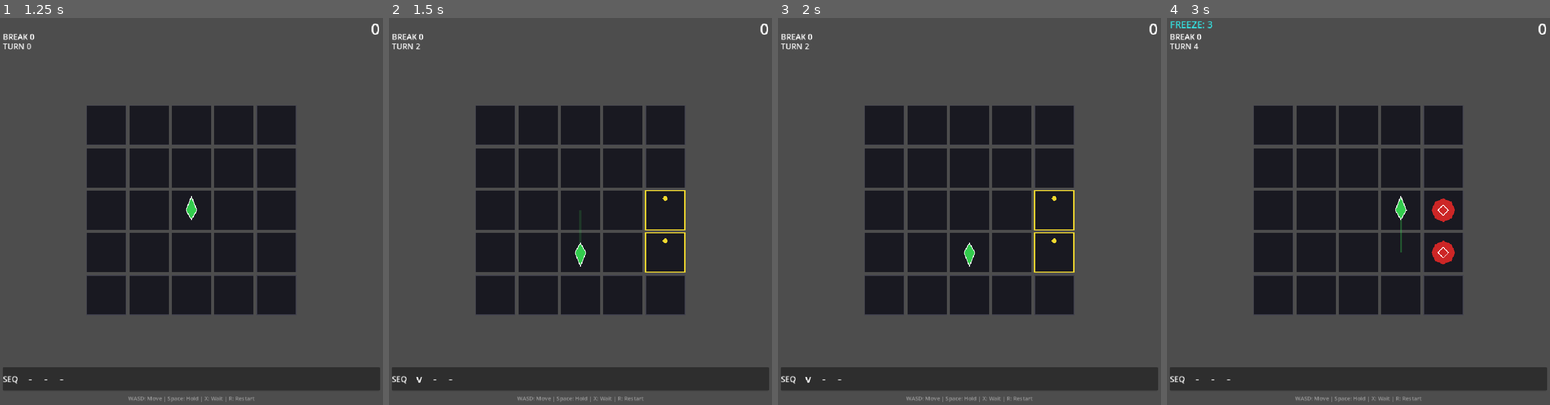
Above: before the commit, frames 1-4 (left to right).
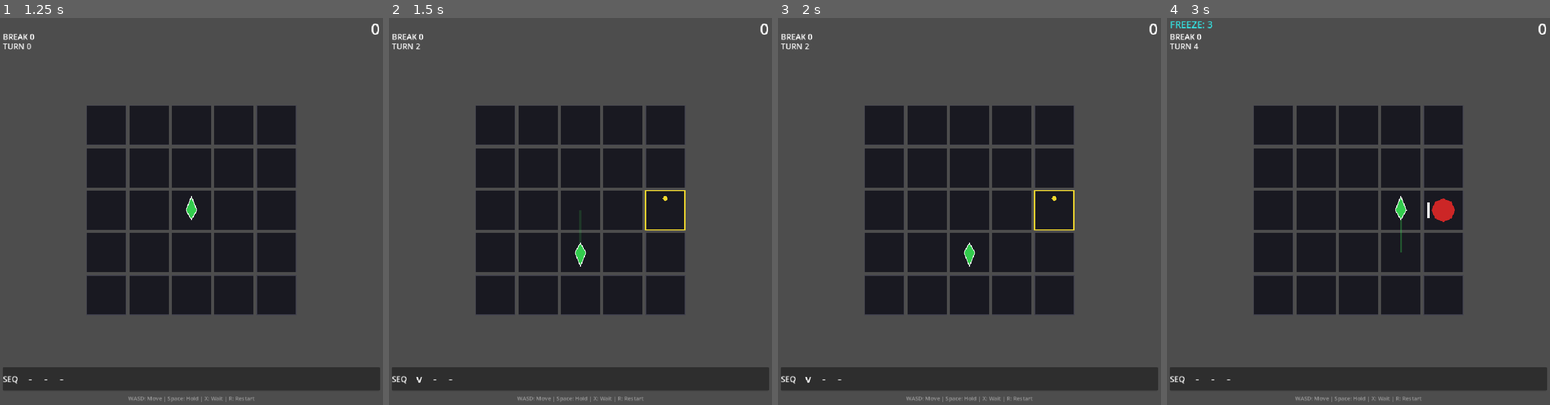
Above: after the commit, the same moments.

Repository: Periodev/DIR
Game: Godot game, scene res://main.tscn
The game is run twice, just before and just after one commit, with the same random seed, the same clock (stepped at 60 frames per second) and the same inputs.
Inputs:
- Up to frame 1 (1.25 s): tap Enter at 0.5 s; hold Right from 0.53 s (still down); tap R at 0.6 s; tap Space at 0.77 s
- Up to frame 2 (1.5 s): tap Space at 1.25 s; release Right at 1.28 s; hold Down from 1.28 s (still down); tap X at 1.35 s
- Up to frame 3 (2 s): keep holding Down; tap Space at 1.52 s
- Up to frame 4 (3 s): tap Enter at 2, 2.1 s; release Down at 2.03 s; hold Right 2.03-2.78 s; tap Space at 2.75 s; hold Up from 2.78 s (still down); tap Z at 2.85 s

Frame 1 is identical in both runs. In frame 2, 0.1% of the frame differs, in the area x 66-78%, y 55-66%; in frame 3, 0.1%; in frame 4, 0.3%, in the area x 67-76%, y 47-64%.

Commit message:
EXE attack: charge-dash with jet, add attack sec pool to EXEJetEffect
- _attack_EXE: pull-back → pause → dash to enemy → hit pause → return
- EXEJetEffect: add ATTACK_SEC_POOL (6 wide-angle lines, pick 3), use_attack_pool flag
- EXEJetEffect: add force_main_idx, force_sec_count, compress_dur params
- Board: revert spawn config to 1 per cycle, DEAD_ONE_WAY_SHIELD type

Co-Authored-By: Claude Sonnet 4.6 <noreply@anthropic.com>

Diff:
--- a/DIR/godot_project/scripts/Board.gd
+++ b/DIR/godot_project/scripts/Board.gd
@@ -6,8 +6,8 @@
 const COLS := 5
 const ROWS := 5
 const SPAWN_CYCLE_STEPS := 4
-const SPAWNS_PER_CYCLE := 2
-const SPAWN_CELL_TYPE := CharacterData.CellType.DEAD_DOUBLE_LIFE
+const SPAWNS_PER_CYCLE := 1
+const SPAWN_CELL_TYPE := CharacterData.CellType.DEAD_ONE_WAY_SHIELD
 const BLOCK_OUTER_RING_SPAWN := false
 const CELL_SIZE := 100.0
 const CELL_GAP := 8.0
--- a/DIR/godot_project/scripts/EXEJetEffect.gd
+++ b/DIR/godot_project/scripts/EXEJetEffect.gd
@@ -22,10 +22,23 @@
 	[-32.0, 12.0, Vector2(-1.0,  0.0), false],
 	[ 10.0, 26.0, Vector2( 0.0, -1.0), false],
 ]
+# 攻擊副線池（6 條，大角度擴散），隨機取 3 條
+const ATTACK_SEC_POOL := [
+	[-48.0, 22.0, Vector2(-1.0,  1.0), false],
+	[ 42.0, 20.0, Vector2( 1.0,  0.0), false],
+	[-28.0, 26.0, Vector2(-1.0, -1.0), false],
+	[ 55.0, 18.0, Vector2( 1.0,  1.0), false],
+	[-18.0, 24.0, Vector2( 0.0,  1.0), false],
+	[ 38.0, 16.0, Vector2( 1.0, -1.0), false],
+]
 const INNER_R := 3.0
 
 var dir_vec: Vector2 = Vector2.DOWN
+var use_attack_pool: bool = false
 var time_scale: float = 1.2   # 放慢倍率，1.0 = 正常，2.0 = 慢兩倍
+var force_main_idx: int = -1  # -1 = 隨機；0/1/2 = 固定選哪條主線
+var force_sec_count: int = -1 # -1 = 隨機 3–5；正整數 = 固定副線數
+var compress_dur: float = 0.04 # compress phase 持續時間
 var _compress_phase: bool = true
 var _release_t:  float = 0.0
 var _sec_alpha:  float = 1.0
@@ -35,30 +48,38 @@
 
 func _ready() -> void:
 	z_index = 9
-	# 抽副線：shuffle 後取前 randi_range(3,5) 條
+	# 主線：force_main_idx >= 0 時固定，否則隨機
+	var main_line = MAIN_POOL[force_main_idx] if force_main_idx >= 0 else MAIN_POOL[randi() % 3]
+	# 一般副線：隨機 3–5 條
 	var pool := SEC_POOL.duplicate()
 	pool.shuffle()
-	_lines = [MAIN_POOL[randi() % 3]] + pool.slice(0, randi_range(3, 5))
+	var sec_count := force_sec_count if force_sec_count > 0 else randi_range(3, 5)
+	_lines = [main_line] + pool.slice(0, sec_count)
+	# 攻擊模式：額外加 3 條大角度擴散副線
+	if use_attack_pool:
+		var atk_pool := ATTACK_SEC_POOL.duplicate()
+		atk_pool.shuffle()
+		_lines += atk_pool.slice(0, 3)
 	var s := time_scale
+	var cd := compress_dur
 	var tw_r := create_tween()
-	tw_r.tween_interval(0.04 * s)
+	tw_r.tween_interval(cd * s)
 	tw_r.tween_callback(_start_release)
 	tw_r.tween_method(_set_release_t, 0.0, 1.0, 0.12 * s)\
 	    .set_trans(Tween.TRANS_EXPO).set_ease(Tween.EASE_OUT)
 
 	var tw_s := create_tween()
-	tw_s.tween_interval(0.04 * s)
+	tw_s.tween_interval(cd * s)
 	tw_s.tween_method(_set_sec_alpha, 1.0, 0.0, 0.14 * s)\
 	    .set_trans(Tween.TRANS_QUAD).set_ease(Tween.EASE_IN)
 
 	var tw_m := create_tween()
-	tw_m.tween_interval(0.06 * s)
+	tw_m.tween_interval((cd + 0.02) * s)
 	tw_m.tween_method(_set_main_alpha, 1.0, 0.0, 0.20 * s)\
 	    .set_trans(Tween.TRANS_QUAD).set_ease(Tween.EASE_IN)
 
-
 	var tw_f := create_tween()
-	tw_f.tween_interval(0.28 * s)
+	tw_f.tween_interval((cd + 0.24) * s)
 	tw_f.tween_callback(queue_free)
 
 func _start_release()    -> void: _compress_phase = false
--- a/DIR/godot_project/scripts/Player.gd
+++ b/DIR/godot_project/scripts/Player.gd
@@ -4,6 +4,7 @@
 const PLNMoveTrail    = preload("res://scripts/PLNMoveTrail.gd")
 const CORAttackArc    = preload("res://scripts/CORAttackArc.gd")
 const CORRippleEffect = preload("res://scripts/CORRippleEffect.gd")
+const EXEJetEffect    = preload("res://scripts/EXEJetEffect.gd")
 
 var character_name: String = "COR"
 var character_color: Color = Color(0.2, 0.4, 0.9)
@@ -78,6 +79,11 @@
 			# [3] Dash         0.08s — EASE_IN burst, no deform, heavy object launched
 			# [4] Hard stop    0.02s — single minimal settle, nearly no bounce
 			var dir := (to_pos - from_pos).normalized()
+			var jet := Node2D.new()
+			jet.set_script(EXEJetEffect)
+			jet.set("dir_vec", -dir)
+			jet.position = from_pos
+			get_parent().add_child(jet)
 			var tw := create_tween()
 			tw.tween_interval(0.04)
 			tw.tween_property(self, "position", to_pos, 0.07)\
@@ -164,7 +170,42 @@
 		_attack_generic(dir, success)
 
 func _attack_EXE(dir: int, success: bool, _is_dash: bool) -> void:
-	_attack_generic(dir, success)
+	var dv := Vector2(CharacterData.DIR_VECTOR[dir])
+	var origin := position
+
+	# 時間軸
+	var pull_dur  := 0.01                          # 後退
+	var pause_dur := 0.15                          # 停頓
+	var dash_dur  := 0.06 if success else 0.04    # 衝出
+	var back_dur  := 0.10 if success else 0.07    # 回歸
+	var pull_dist := 10.0                          # 後退距離
+	var lunge_dist := 75.0 if success else 55.0   # 衝出距離（接近/抵達敵人）
+	var pre_delay := pull_dur + pause_dur
+
+	# 衝出瞬間的強力 jet（後方噴射，最長主線，滿副線）
+	var jet1 := Node2D.new()
+	jet1.set_script(EXEJetEffect)
+	jet1.set("dir_vec", -dv)
+	jet1.set("force_main_idx", 2)
+	jet1.set("use_attack_pool", true)
+	jet1.set("time_scale", 1.2)
+	var tw_j1 := create_tween()
+	tw_j1.tween_interval(pre_delay)
+	tw_j1.tween_callback(func():
+		jet1.position = origin - dv * pull_dist
+		get_parent().add_child(jet1))
+
+
+	# 位移：後退 → 停頓 → 衝出（越過格碰到敵人）→ 回歸
+	var tw := create_tween()
+	tw.tween_property(self, "position", origin - dv * pull_dist, pull_dur)\
+	  .set_trans(Tween.TRANS_QUAD).set_ease(Tween.EASE_OUT)
+	tw.tween_interval(pause_dur)
+	tw.tween_property(self, "position", origin + dv * lunge_dist, dash_dur)\
+	  .set_trans(Tween.TRANS_EXPO).set_ease(Tween.EASE_IN)
+	tw.tween_interval(0.25)  # 撞擊停頓
+	tw.tween_property(self, "position", origin, back_dur)\
+	  .set_trans(Tween.TRANS_QUAD).set_ease(Tween.EASE_OUT)
 
 func _attack_GRD(dir: int, success: bool, _is_dash: bool) -> void:
 	_attack_generic(dir, success)
